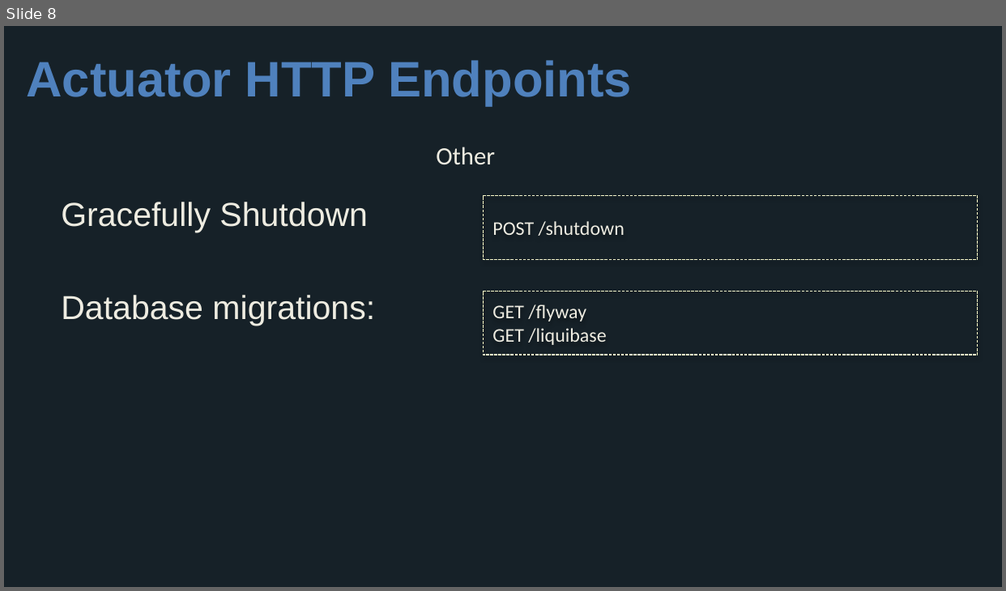
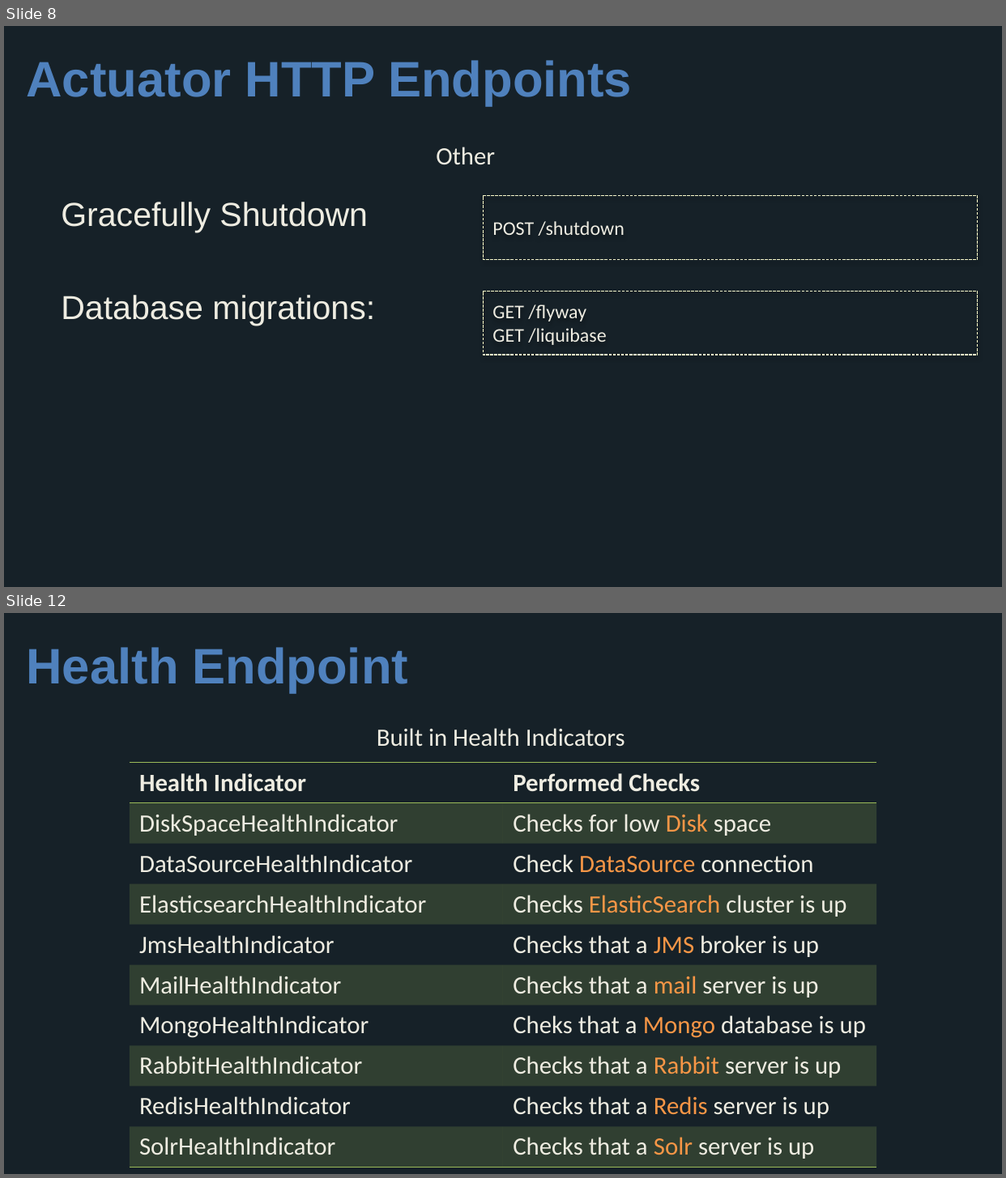
Before and after one commit to wxlund/CN-Workshop-Boeing, a slide deck: presentations/Session_4_Advanced_Boot.pptx. Shown one above the other, each under a label of ours: slide 8 before the commit, slides 8 and 12 after it; the slides between them are not shown. The pictures are 1006x591 and 1006x1178 pixels, drawn with LibreOffice and Linux fonts; fonts in the diff are those of the drawing; background and template pictures are left out. Boxes give left, top, right and bottom in pixels: in the first picture for what was removed or moved away, otherwise in the second. Text is boxed around its words. In the diff, an @@ line names an element or a change of style, - is before the commit and + after.

```diff
--- a/presentations/Session_4_Advanced_Boot.pptx
+++ b/presentations/Session_4_Advanced_Boot.pptx
@@ slide 12 added at bbox=[4, 613, 1002, 1174], background #162128 @@
@@ title added at bbox=[26, 647, 408, 693], 36 pt, text #4F81BD, bold @@
+Health Endpoint
@@ text added at bbox=[377, 728, 625, 747], 18 pt, text #EEECE1 @@
+Built in Health Indicators
@@ table added at bbox=[130, 763, 876, 1168], 10 rows, 2 columns @@
+Health Indicator | Performed Checks
+DiskSpaceHealthIndicator | Checks for low Disk space
+DataSourceHealthIndicator | Check DataSource connection
+ElasticsearchHealthIndicator | Checks ElasticSearch cluster is up
+JmsHealthIndicator | Checks that a JMS broker is up
+MailHealthIndicator | Checks that a mail server is up
+MongoHealthIndicator | Cheks that a Mongo database is up
+RabbitHealthIndicator | Checks that a Rabbit server is up
+RedisHealthIndicator | Checks that a Redis server is up
+SolrHealthIndicator | Checks that a Solr server is up
```
Also in this commit, not shown: 19 other slides added.
